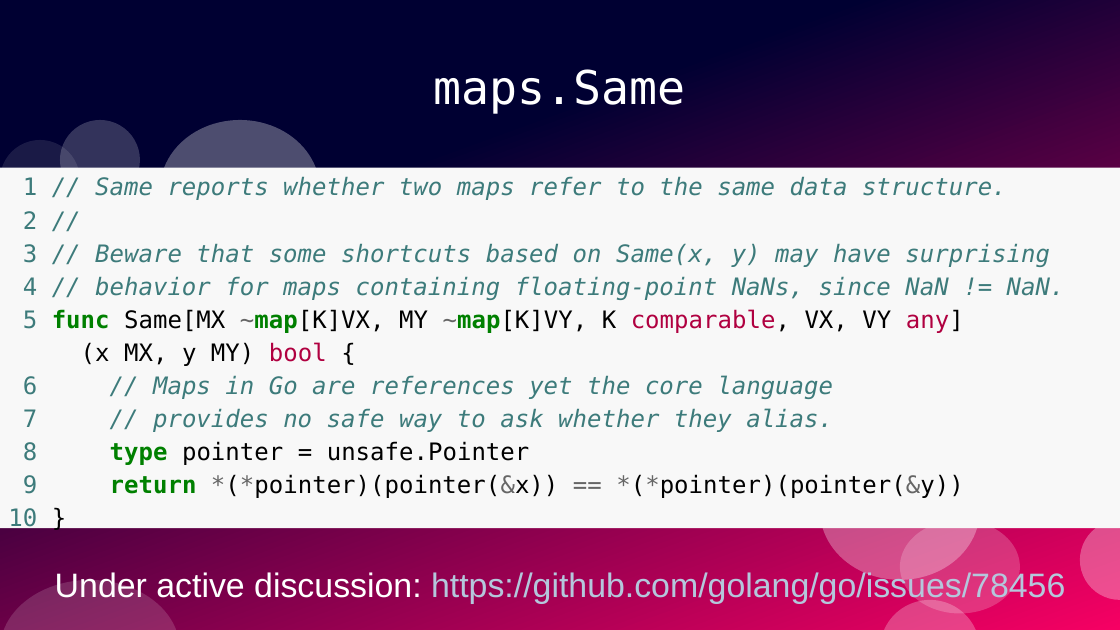
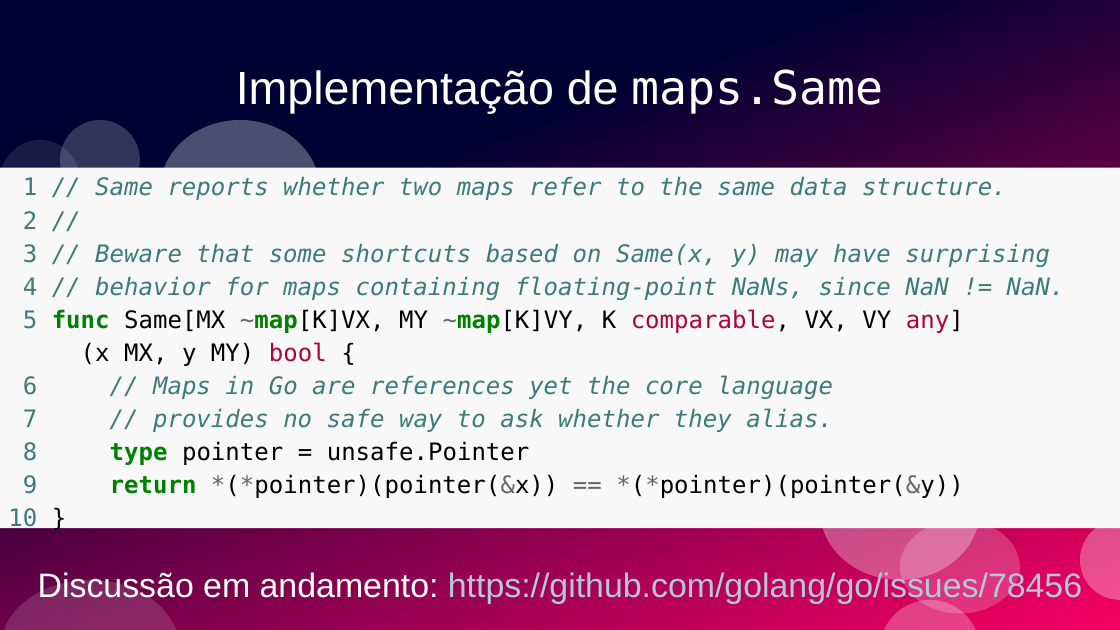
Before and after one commit to ramalho/sets-in-go, a slide deck: slide 74 of conj-em-go1_28.odp (slide 71 before the commit). Drawn at 1120x630 pixels with LibreOffice and Linux fonts; fonts in the diff are those of the drawing. Boxes give left, top, right and bottom in pixels: in the first picture for what was removed or moved away, otherwise in the second. Text is boxed around its words. In the diff, an @@ line names an element or a change of style, - is before the commit and + after.

```diff
--- a/conj-em-go1_28.odp
+++ b/conj-em-go1_28.odp
@@ title at box(236, 69, 884, 114): text changed; font DejaVu Sans Mono to Arial @@
-maps.Same
+Implementação de maps.Same
@@ text at box(38, 570, 1082, 604): text changed @@
-Under active discussion: https://github.com/golang/go/issues/78456
+Discussão em andamento: https://github.com/golang/go/issues/78456
```
Also in this commit, not shown: 52 other slides changed, 12 slides added, 9 slides removed, 5 other files.
